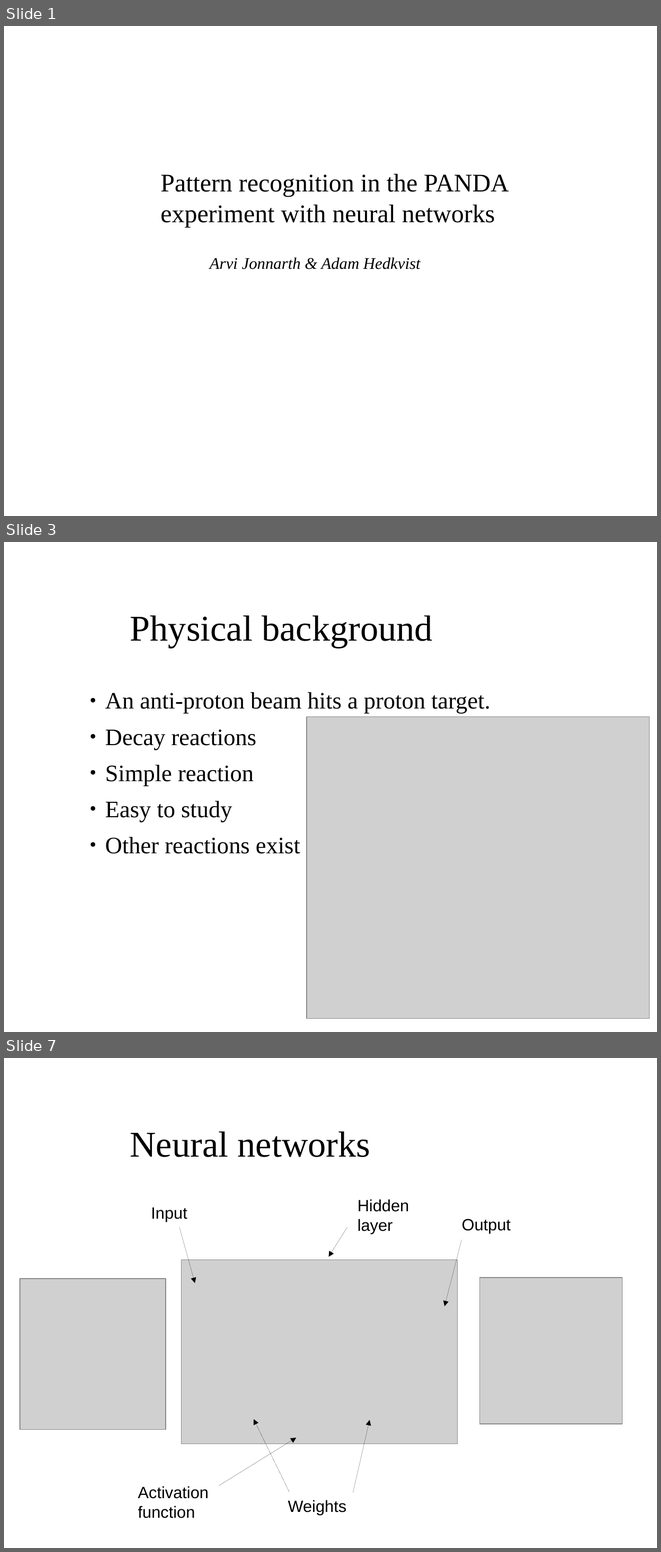
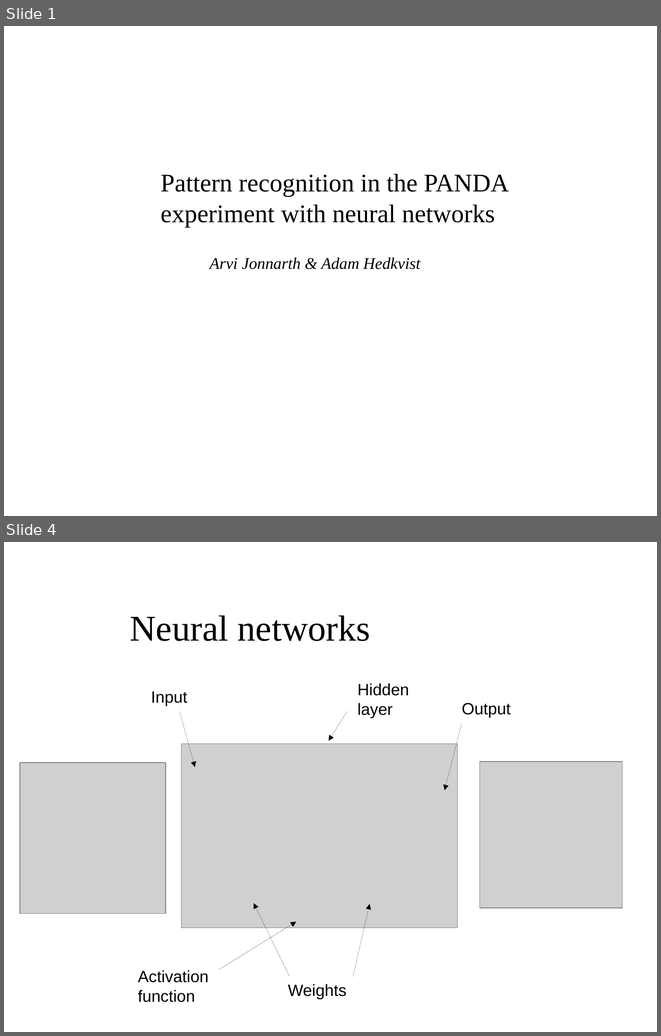
Before and after one commit to aaaaarvi/Projektarbete17, a slide deck: presentation/presentation.odp. Shown one above the other, each under a label of ours: slides 1, 3 and 7 before the commit, slides 1 and 4 after it; the slides between them are not shown. The pictures are 661x1552 and 661x1036 pixels, drawn with LibreOffice and Linux fonts; fonts in the diff are those of the drawing; grey boxes stand for pictures; background and template pictures are left out. Boxes give left, top, right and bottom in pixels: in the first picture for what was removed or moved away, otherwise in the second. Text is boxed around its words. In the diff, an @@ line names an element or a change of style, - is before the commit and + after.

```diff
--- a/presentation/presentation.odp
+++ b/presentation/presentation.odp
@@ slide 3 removed at [4,542,657,1032], background picture (left out) @@
@@ title removed at [130,615,433,647] @@
-Physical background
@@ text removed at [105,692,491,854] @@
-● An anti-proton beam hits a proton target.
-● Decay reactions
-● Simple reaction
-● Easy to study
-● Other reactions exist
@@ picture removed at [307,717,650,1018] @@
@@ what was slide 7 is now slide 4 @@
```
Also in this commit, not shown: 12 slides added, 7 other slides removed, 6 other files.
